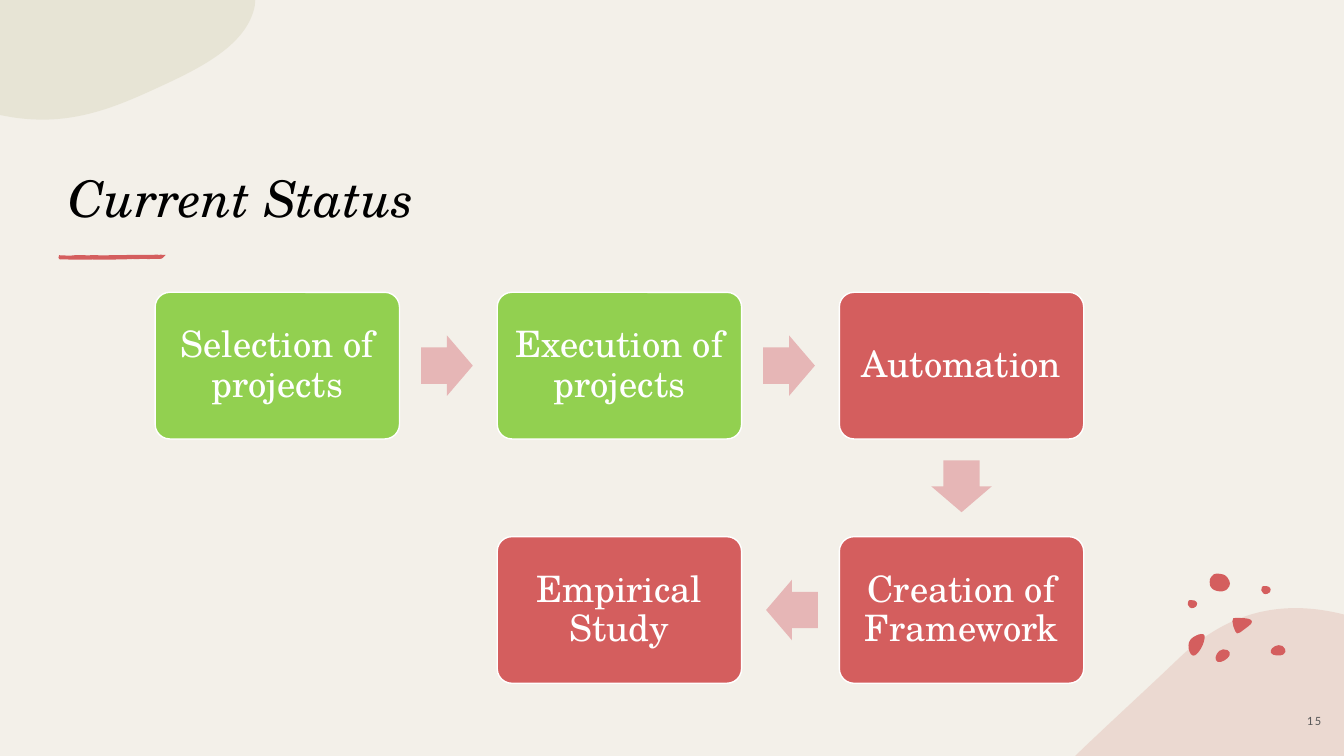
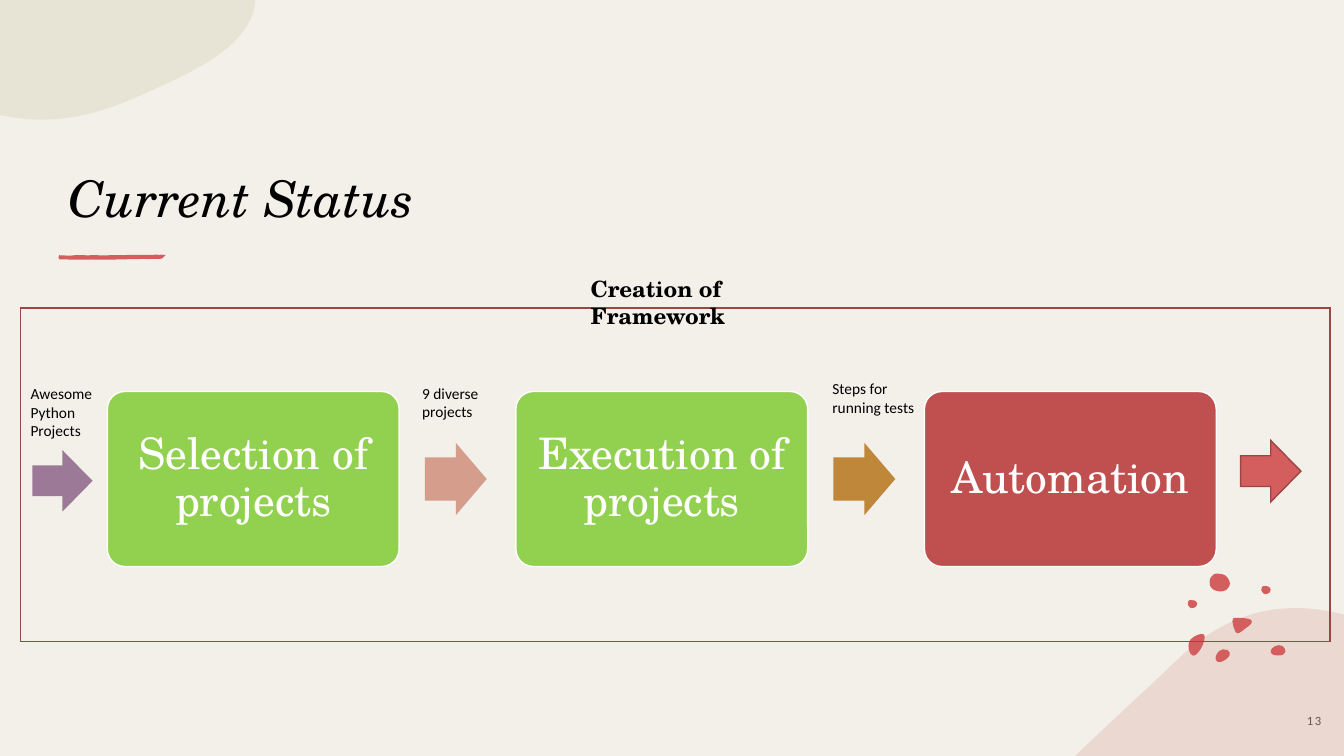
Before and after one commit to piyush-bajaj/DynamicPythonBenchmark, a slide deck: slide 13 of Kick-Off Presentation.pptx (slide 15 before the commit). Drawn at 1344x756 pixels with LibreOffice and Linux fonts; fonts in the diff are those of the drawing. Boxes give left, top, right and bottom in pixels: in the first picture for what was removed or moved away, otherwise in the second. Text is boxed around its words. In the diff, an @@ line names an element or a change of style, - is before the commit and + after.

```diff
--- a/Kick-Off Presentation.pptx
+++ b/Kick-Off Presentation.pptx
@@ text "Creation of Framework" moved from (x1=865, y1=575, x2=1058, y2=642) to (x1=591, y1=280, x2=725, y2=325) @@
@@ text "Creation of Framework" at (x1=591, y1=280, x2=725, y2=325): size 26 to 16 pt, text colour #FFFFFF to #000000, bold on; alignment centre to left; line spacing 0.9 to 1; less space between paragraphs; vertical alignment middle to top @@
@@ rectangle added at (x1=20, y1=309, x2=1330, y2=642), outline #9D4646 1 pt @@
@@ text added at (x1=31, y1=389, x2=93, y2=439), 11 pt, text #000000 @@
+Awesome Python Projects
@@ text added at (x1=422, y1=388, x2=478, y2=420), 11 pt, text #000000 @@
+9 diverse projects
@@ text added at (x1=832, y1=383, x2=914, y2=416), 11 pt, text #000000 @@
+Steps for running tests
@@ rounded rectangle resized from (x1=155, y1=292, x2=399, y2=439) to (x1=108, y1=391, x2=400, y2=567) @@
@@ text "Selection of projects" moved from (x1=180, y1=330, x2=374, y2=405) to (x1=138, y1=437, x2=368, y2=525) @@
@@ rounded rectangle resized from (x1=497, y1=292, x2=741, y2=439) to (x1=516, y1=391, x2=809, y2=567) @@
@@ text "Execution of projects" moved from (x1=515, y1=330, x2=723, y2=405) to (x1=538, y1=437, x2=786, y2=525) @@
@@ rounded rectangle added at (x1=925, y1=391, x2=1217, y2=567), fill #C05050, outline #FFFFFF 1 pt @@
@@ size 26 to 31 pt; more space between paragraphs in 3 elements at (x1=138, y1=437, x2=368, y2=525), (x1=538, y1=437, x2=786, y2=525), (x1=952, y1=461, x2=1189, y2=494) @@
@@ text "Automation" moved from (x1=862, y1=350, x2=1061, y2=378) to (x1=952, y1=461, x2=1189, y2=494) @@
@@ right arrow added at (x1=424, y1=443, x2=486, y2=515), fill #D49D8C @@
@@ right arrow at (x1=834, y1=443, x2=895, y2=515): fill #E6B6B6 to #BF873A; rotation 90 to 0 degrees @@
@@ right arrow added at (x1=1241, y1=441, x2=1302, y2=502), fill #D45E5E, outline #9D4646 1 pt @@
@@ right arrow added at (x1=32, y1=451, x2=93, y2=512), fill #9C7996 @@
@@ group removed at (x1=421, y1=292, x2=1084, y2=683): 3 right arrows, 3 rounded rectangles, 1 text @@
-Empirical Study
```
Also in this commit, not shown: 6 other slides changed, 2 slides removed.
